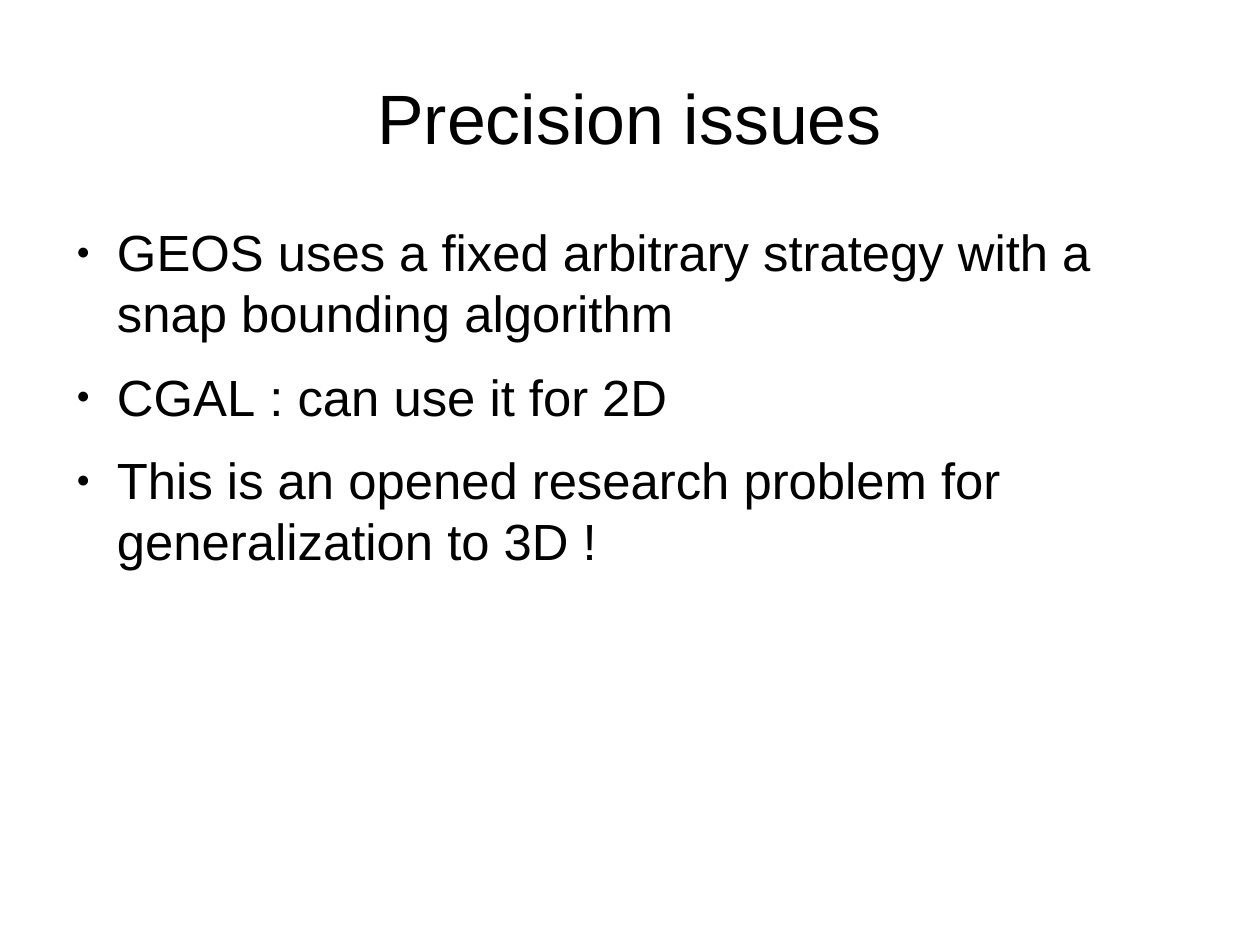
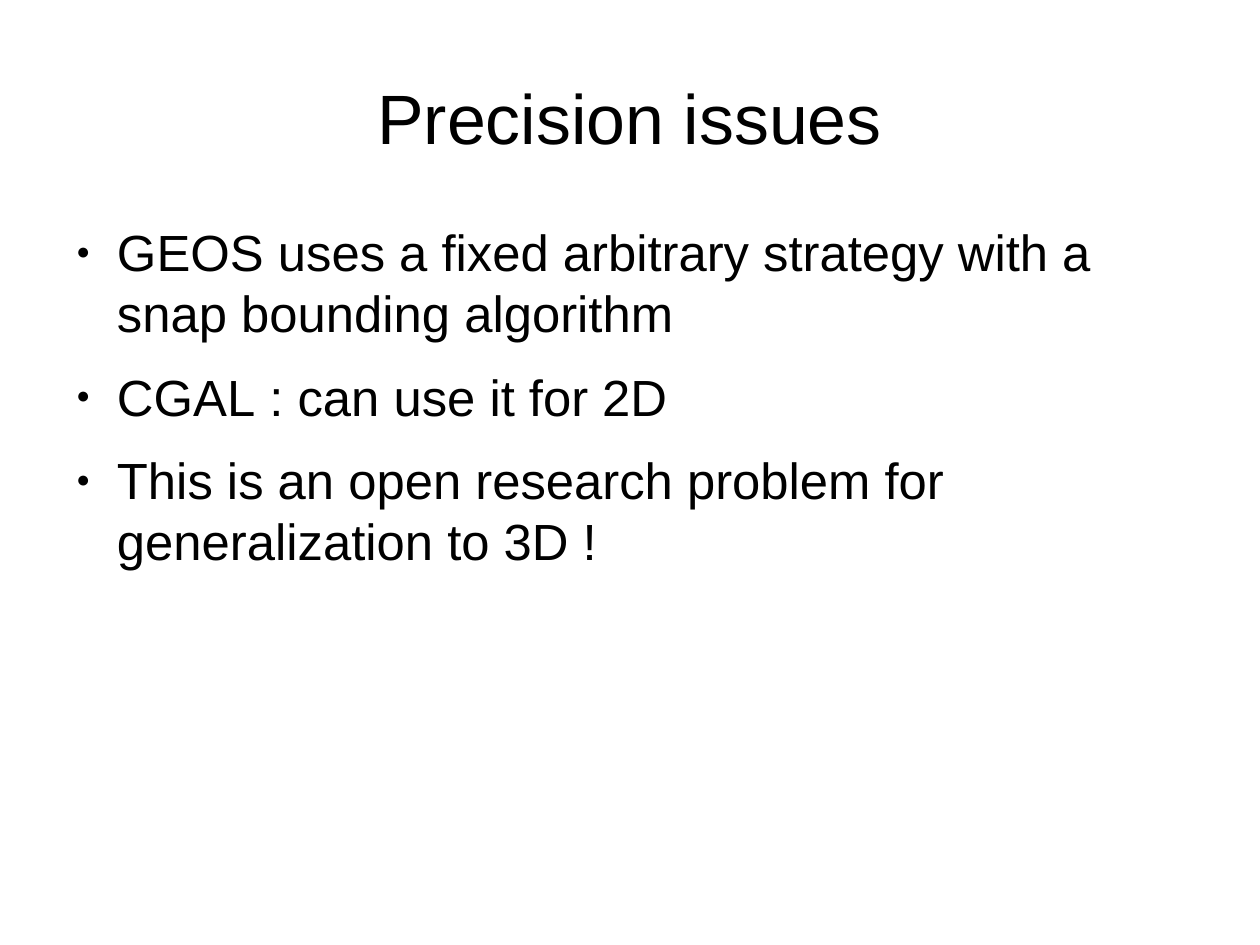
Before and after one commit to Oslandia/SFCGAL, a slide deck: slide 12 of doc/postgis_3d.odp. Drawn at 1260x945 pixels with LibreOffice and Linux fonts; fonts in the diff are those of the drawing. Boxes give left, top, right and bottom in pixels: in the first picture for what was removed or moved away, otherwise in the second. Text is boxed around its words. In the diff, an @@ line names an element or a change of style, - is before the commit and + after.

```diff
--- a/doc/postgis_3d.odp
+++ b/doc/postgis_3d.odp
@@ text at <box>117,462,944,571</box>: text changed @@
-● This is an opened research problem for generalization to 3D !
+● This is an open research problem for generalization to 3D !
```
Also in this commit, not shown: 1 other slide changed, 1 other file.
